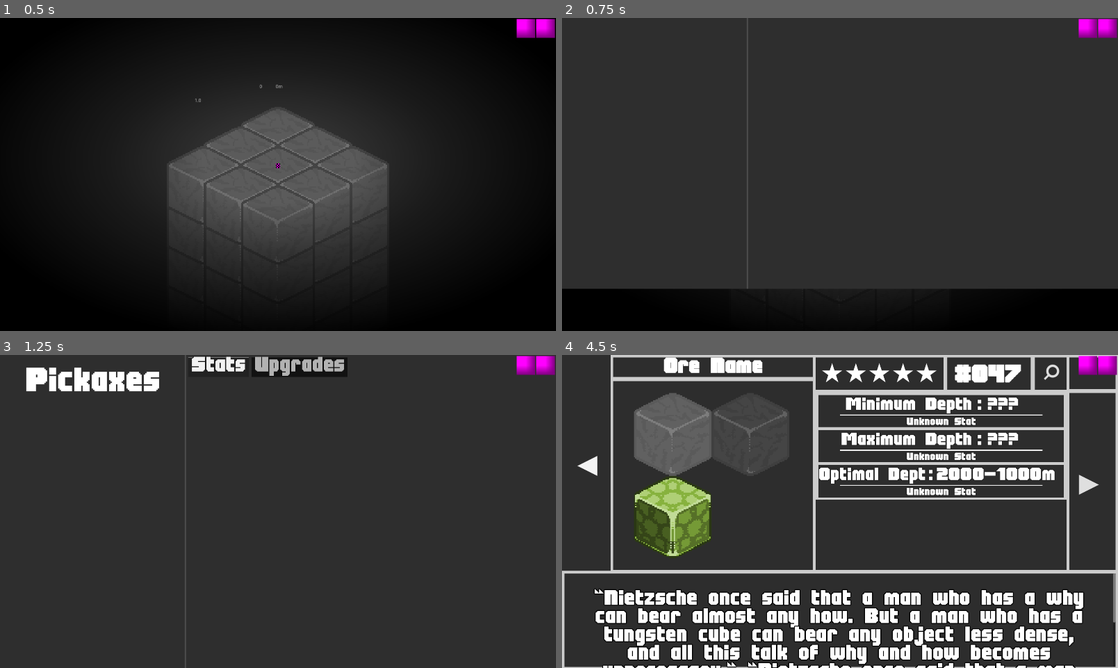
Above: before the commit, frames 1-4 (two rows, left to right).
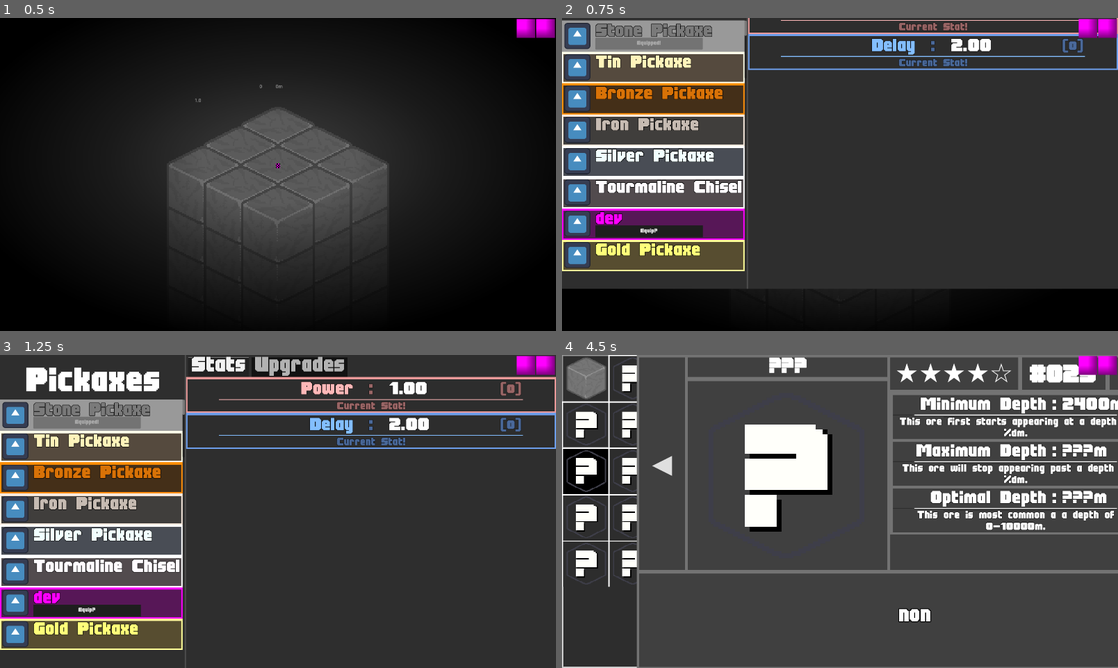
Above: after the commit, the same moments.

Repository: jaaslen/IsometricMining
Game: Godot game, scene res://Scenes/Main.tscn
Same seed, same stepped clock (60 frames per second), same inputs: the game is played once before the commit and once after it. The engine's default icon, where the game draws it, is replaced by a stand-in: a white triangle on a blue panel in a dark square.
Inputs (mouse positions are in pixels of both pictures, inside the frame that each line leads up to):
- Up to frame 1 (0.5 s): no input
- Up to frame 2 (0.75 s): click (1106, 27) at 0.5 s
- Up to frame 3 (1.25 s): no input
- Up to frame 4 (4.5 s): click (650, 414) at 1.25 s, where only the run after the commit has a clickable "Stone Pickaxe"; click (650, 414) at 2 s, where only the run after the commit has a clickable "Stone Pickaxe"; click (1090, 364) at 2.75 s; tap Enter (MoveDown) at 3.5 s; move the mouse to (940, 423) at 3.52 s; hold Right (Right) 3.53-4.25 s; tap Ctrl (Lock) at 3.6 s; click (589, 464) at 4.25 s, where only the run before the commit has a clickable "◀"

Frame 1 is identical in both runs. In frame 2, 24% of the frame differs, in the area x 0-100%, y 0-81%; in frame 3, 25%; in frame 4, 47%, in the area x 0-100%, y 0-100%.
Error before the commit: Attempt to call function 'instantiate' in base 'null instance' on a null instance. (res://Scripts/Inventory.gd:9)

Commit message:
V0.0.1 File Reference Changes

Diff:
--- a/Data/OreData.json
+++ /dev/null
@@ -1,71 +0,0 @@
-{
-  "ores": [
-	{
-	  "id": 0,
-	  "name": "???",
-	  "hardness": 100000,
-	  "value": 0,
-	  "xp": 0,
-	  "color": "#FF00FF",
-	  "rarity": [],
-	  "stone": false
-	},
-	{
-	  "id": 1,
-	  "name": "Stone",
-	  "hardness": 1,
-	  "value": 1,
-	  "xp": 1,
-	  "color": "#999999",
-	  "rarity": [
-		{
-		  "depth": 1,
-		  "weight": 10
-		},
-		{
-		  "depth": 1000,
-		  "weight": 10
-		}
-	  ],
-	  "stone": true
-	},
-	{
-	  "id": 2,
-	  "name": "Iron",
-	  "hardness": 2,
-	  "value": 1,
-	  "xp": 10,
-	  "color": "#CCCCCC",
-	  "rarity": [
-		{
-		  "depth": 1,
-		  "weight": 1
-		},
-		{
-		  "depth": 1000,
-		  "weight": 1000
-		}
-	  ],
-	  "stone": false
-	},
-	{
-	  "id": 3,
-	  "name": "Gold",
-	  "hardness": 3,
-	  "value": 1,
-	  "xp": 20,
-	  "color": "#FFD966",
-	  "rarity": [
-		{
-		  "depth": 1,
-		  "weight": 1
-		},
-		{
-		  "depth": 1000,
-		  "weight": 1000
-		}
-	  ],
-	  "stone": false
-	}
-  ]
-}
--- a/Data/PickaxeData.json
+++ /dev/null
@@ -1,104 +0,0 @@
-{
-  "pickaxes": [
-	{
-	  "id": 0,
-	  "name": "???",
-	  "color": "#FFFFFF",
-	  "cost": [
-		{
-		  "ore": 0,
-		  "amount": 1
-		}
-	  ],
-	  "stats": [
-		-1,
-		-1,
-		-1,
-		-1
-	  ],
-	  "skills": [],
-	  "level": 0,
-	  "maxlevel": false,
-	  "unlocked": true,
-	  "forged": false
-	},
-	{
-	  "id": 1,
-	  "name": "Stone Pickaxe",
-	  "color": "#666666",
-	  "cost": [
-		{
-		  "ore": 0,
-		  "amount": 1
-		},
-		{
-		  "ore": 1,
-		  "amount": 1
-		}
-	  ],
-	  "stats": [
-		1.5,
-		1,
-		1,
-		1
-	  ],
-	  "skills": [],
-	  "level": 0,
-	  "maxlevel": false,
-	  "unlocked": true,
-	  "forged": true
-	},
-	{
-	  "id": 2,
-	  "name": "Iron Pickaxe",
-	  "color": "#A59C94",
-	  "cost": [
-		{
-		  "ore": 0,
-		  "amount": 1
-		},
-		{
-		  "ore": 1,
-		  "amount": 1
-		}
-	  ],
-	  "stats": [
-		2,
-		0.8,
-		1,
-		1
-	  ],
-	  "skills": [],
-	  "level": 0,
-	  "maxlevel": false,
-	  "unlocked": true,
-	  "forged": true
-	},
-	{
-	  "id": 3,
-	  "name": "Gold Pickaxe",
-	  "color": "#FFD966",
-	  "cost": [
-		{
-		  "ore": 0,
-		  "amount": 1
-		},
-		{
-		  "ore": 1,
-		  "amount": 1000
-		}
-	  ],
-	  "stats": [
-		4,
-		1.2,
-		1,
-		1
-	  ],
-	  "skills": [],
-	  "level": 0,
-	  "maxlevel": false,
-	  "unlocked": false,
-	  "forged": false
-	}
-  ]
-}
--- a/Data/Skills.json
+++ /dev/null
@@ -1,22 +0,0 @@
-{
-  "skills": [
-	{
-	  "id": 0,
-	  "name": "dev",
-	  "description": "You gain [color=white]1000 Times[/color] as many ores as before.",
-	  "color": "#FF00FF"
-	},
-	{
-	  "id": 1,
-	  "name": "luck",
-	  "description": "Chance for stone-type ore is now lower, chance/[color=white]%s[/color].",
-	  "color": "#B6D7A8"
-	},
-	{
-	  "id": 1,
-	  "name": "xp mult",
-	  "description": "You gain [color=white]%s[/color]x as much xp as before.",
-	  "color": "#674EA7"
-	}
-  ]
-}
--- a/Data/Stats.json
+++ /dev/null
@@ -1,28 +0,0 @@
-{
-  "stats": [
-	{
-	  "id": 0,
-	  "name": "power",
-	  "description": "Using this pickaxe, ores are [color=white]%s[/color]x easier to mine.",
-	  "color": "#EA9999"
-	},
-	{
-	  "id": 1,
-	  "name": "delay",
-	  "description": "Moving down a layer takes [color=white]%s[/color]x as long as before.",
-	  "color": "#6D9EEB"
-	},
-	{
-	  "id": 2,
-	  "name": "xp mult",
-	  "description": "You gain [color=white]%s[/color]x as much xp from the ores you mine.",
-	  "color": "#674EA7"
-	},
-	{
-	  "id": 3,
-	  "name": "luck",
-	  "description": "Undesirable stone-type ores now appear at a rate of (chance\u00A0/\u00A0[color=white]%s[/color])",
-	  "color": "#B6D7A8"
-	}
-  ]
-}
--- a/Data/UpgradeData.json
+++ /dev/null
@@ -1,127 +0,0 @@
-{
-  "1": {
-	"name": "Test",
-	"color": "#FF00FF",
-	"cost": [
-	  {
-		"ore": 0,
-		"amount": 1
-	  },
-	  {
-		"ore": 1,
-		"amount": 1000
-	  }
-	],
-	"stats": [
-	  1,
-	  0.1,
-	  10,
-	  10
-	],
-	"skills": [],
-	"level": 1,
-	"maxlevel": false,
-	"unlocked": true,
-	"forged": false
-  },
-  "101": {
-	"name": "Stone Pickaxe [color=white]★[/color]",
-	"color": "#666666",
-	"cost": [
-	  {
-		"ore": 0,
-		"amount": 1
-	  },
-	  {
-		"ore": 1,
-		"amount": 1000
-	  }
-	],
-	"stats": [
-	  1,
-	  1,
-	  1,
-	  1
-	],
-	"skills": [],
-	"level": 1,
-	"maxlevel": false,
-	"unlocked": true,
-	"forged": false
-  },
-  "102": {
-	"name": "Stone Pickaxe",
-	"color": "#666667",
-	"cost": [
-	  {
-		"ore": 0,
-		"amount": 1
-	  },
-	  {
-		"ore": 1,
-		"amount": 1000
-	  }
-	],
-	"stats": [
-	  1,
-	  1,
-	  1,
-	  1
-	],
-	"skills": [],
-	"level": 2,
-	"maxlevel": true,
-	"unlocked": true,
-	"forged": false
-  },
-  "201": {
-	"name": "Iron Pickaxe",
-	"color": "#A59C94",
-	"cost": [
-	  {
-		"ore": 0,
-		"amount": 1
-	  },
-	  {
-		"ore": 1,
-		"amount": 1000
-	  }
-	],
-	"stats": [
-	  2,
-	  0.8,
-	  1,
-	  1
-	],
-	"skills": [],
-	"level": 1,
-	"maxlevel": false,
-	"unlocked": true,
-	"forged": false
-  },
-  "301": {
-	"name": "Gold Pickaxe",
-	"color": "#FFD966",
-	"cost": [
-	  {
-		"ore": 0,
-		"amount": 1
-	  },
-	  {
-		"ore": 1,
-		"amount": 1000
-	  }
-	],
-	"stats": [
-	  4,
-	  1.2,
-	  1,
-	  1
-	],
-	"skills": [],
-	"level": 1,
-	"maxlevel": false,
-	"unlocked": true,
-	"forged": false
-  }
-}
--- a/Scripts/DictionaryContainer.gd
+++ b/Scripts/DictionaryContainer.gd
@@ -30,7 +30,7 @@
 
 	for key in keys:
 		if data[key]["id"] != 0:
-			var scene: PackedScene = load("res://OreInfoButton.tscn")
+			var scene: PackedScene = load("uid://be6lsgn3ms26")
 			var instance = scene.instantiate()
 			if data[key]["found"]:
 				instance.Found = true
--- a/Scripts/Inventory.gd
+++ b/Scripts/Inventory.gd
@@ -6,7 +6,7 @@
 	var Index = 0
 	for amount in Global.OreAmounts:
 
-		var NewInventoryItem = load("res://InventoryValue.tscn").instantiate()
+		var NewInventoryItem = load("uid://oyxab1yvfiji").instantiate()
 		NewInventoryItem.Ore = Global.GameData["ores"][var_to_str(Index)]
 
 
--- a/Scripts/OreInfoPanel.gd
+++ b/Scripts/OreInfoPanel.gd
@@ -5,7 +5,7 @@
 @export var ActualOre = Global.GameData["ores"]["0"]
 @export var Ore = Global.GameData["ores"]["0"]
 
-@onready var PanelStyle = load("res://InfoBars.tres")
+@onready var PanelStyle = load("uid://bu0qaxonbmuh1")
 @onready var Buttons = %GridContainer
 @onready var IDlabel = $HBoxContainer/VBoxContainer2/HBoxContainer/Panel3/ID
 @onready var Icon = $HBoxContainer/VBoxContainer/Panel/MarginContainer/Icon
--- a/Scripts/PickaxeCosts.gd
+++ b/Scripts/PickaxeCosts.gd
@@ -28,7 +28,7 @@
 
 	Buyable = true
 	for cost in Global.GameData["pickaxes"][var_to_str(OriginalID)]["cost"]:
-		var NewInventoryItem = load("res://CostPanel.tscn").instantiate()
+		var NewInventoryItem = load("uid://w4sqtpegcrlw").instantiate()
 		NewInventoryItem.Ore = Global.GameData["ores"][var_to_str(int(cost[0]))]
 		NewInventoryItem.Cost = cost[1]
 		if Global.OreAmounts[int(cost[0])] < int(cost[1]):
--- a/Scripts/PickaxesForge.gd
+++ b/Scripts/PickaxesForge.gd
@@ -11,7 +11,7 @@
 		i.queue_free()
 	for Index in range(1,Global.PickaxesInGame):
 
-		var NewInventoryItem = load("res://PickaxeSelect.tscn").instantiate()
+		var NewInventoryItem = load("uid://xok4ed1xpd5x").instantiate()
 		if Global.GameData["pickaxes"][var_to_str(Index)]["unlocked"] == false:
 			Index = 0
 
@@ -29,7 +29,7 @@
 		i.queue_free()
 	for Index in range(1,Global.PickaxesInGame):
 
-		var NewInventoryItem = load("res://PickaxeSelect.tscn").instantiate()
+		var NewInventoryItem = load("uid://xok4ed1xpd5x").instantiate()
 		if Global.GameData["pickaxes"][var_to_str(Index)]["unlocked"] == false:
 			Index = 0
 		NewInventoryItem.Forged = Global.GameData["pickaxes"][var_to_str(Index)]["forged"]
@@ -50,7 +50,7 @@
 		i.queue_free()
 	for Index in range(1,Global.PickaxesInGame):
 
-		var NewInventoryItem = load("res://PickaxeSelect.tscn").instantiate()
+		var NewInventoryItem = load("uid://xok4ed1xpd5x").instantiate()
 		if Global.GameData["pickaxes"][var_to_str(Index)]["unlocked"] == false:
 			Index = 0
 		NewInventoryItem.Forged = Global.GameData["pickaxes"][var_to_str(Index)]["forged"]
--- a/Scripts/RegularPickaxeSelection.gd
+++ b/Scripts/RegularPickaxeSelection.gd
@@ -17,14 +17,14 @@
 
 	if CurrentLevel > 0:
 		if Global.GameData["pickaxes"][var_to_str(PickaxeID)]["maxlevel"] == false:
-			var NewInventoryItem = load("res://PickaxeSelect.tscn").instantiate()
+			var NewInventoryItem = load("uid://xok4ed1xpd5x").instantiate()
 			if Global.GameData["upgrades"][var_to_str(PickaxeID * 1000 + int(CurrentLevel))]["forged"] == false:
 				NewInventoryItem.Pickaxe = Global.GameData["upgrades"][var_to_str(PickaxeID * 1000 + int(CurrentLevel))]
 				NewInventoryItem.disabled = true
 			add_child(NewInventoryItem)
 	else:
 		if Global.GameData["pickaxes"][var_to_str(PickaxeID)]["maxlevel"] == false:
-			var NewInventoryItem = load("res://PickaxeSelect.tscn").instantiate()
+			var NewInventoryItem = load("uid://xok4ed1xpd5x").instantiate()
 			NewInventoryItem.Pickaxe = Global.GameData["pickaxes"][str(PickaxeID)]
 			NewInventoryItem.disabled = true
 			add_child(NewInventoryItem)
--- a/Scripts/Stats.gd
+++ b/Scripts/Stats.gd
@@ -21,7 +21,7 @@
 		if Global.GameData["pickaxes"][var_to_str(OriginalID)]["stats"][StatIndex] == 1 and StatIndex > 1:
 			pass
 		elif stat != 1 or StatIndex in [0,1]:
-			var NewInventoryItem = load("res://StatBar.tscn").instantiate()
+			var NewInventoryItem = load("uid://ctx8xrjc65lmv").instantiate()
 			NewInventoryItem.Pickaxe = Global.GameData["pickaxes"][var_to_str(PickaxeID)]
 			NewInventoryItem.Value = stat #NewInventoryItem.Pickaxe["stats"][stat["stat"]]["value"]
 			NewInventoryItem.Stat = StatIndex#Global.StatInfo["stats"][StatIndex]["i"]
--- a/Scripts/UpgradeCosts.gd
+++ b/Scripts/UpgradeCosts.gd
@@ -29,7 +29,7 @@
 
 	Buyable = true
 	for cost in Cost:
-		var NewInventoryItem = load("res://CostPanel.tscn").instantiate()
+		var NewInventoryItem = load("uid://w4sqtpegcrlw").instantiate()
 		NewInventoryItem.Ore = Global.GameData["ores"][var_to_str(int(cost["ore"]))]
 		NewInventoryItem.Cost = cost["amount"]
 		if Global.OreAmounts[int(cost["ore"])] < int(cost["amount"]):
--- a/Scripts/UpgradeStats.gd
+++ b/Scripts/UpgradeStats.gd
@@ -34,7 +34,7 @@
 			var StatIndex = 0
 			for stat in UpgradedPickaxe["stats"]:
 				if stat != 1.0 or StatIndex in [0,1]:
-					var NewInventoryItem = load("res://MiniStatBar.tscn").instantiate()
+					var NewInventoryItem = load("uid://d1pe2igwdtaun").instantiate()
 					NewInventoryItem.Stat = StatIndex
 					NewInventoryItem.Value = stat
 					NewInventoryItem.Pickaxe = UpgradedPickaxe
--- a/Scripts/UpgradedPickaxeSelection.gd
+++ b/Scripts/UpgradedPickaxeSelection.gd
@@ -16,7 +16,7 @@
 	var CurrentLevel = Global.GameData["pickaxes"][var_to_str(PickaxeID)]["level"]
 
 	if Global.GameData["pickaxes"][var_to_str(PickaxeID)]["maxlevel"] == false:
-		var NewInventoryItem = load("res://PickaxeSelect.tscn").instantiate()
+		var NewInventoryItem = load("uid://xok4ed1xpd5x").instantiate()
 		if Global.GameData["upgrades"][var_to_str(PickaxeID * 1000 + int(CurrentLevel+1))]["forged"] == false:
 			NewInventoryItem.Pickaxe = Global.GameData["upgrades"][var_to_str(PickaxeID * 1000 + int(CurrentLevel+1))]
 			NewInventoryItem.disabled = true
